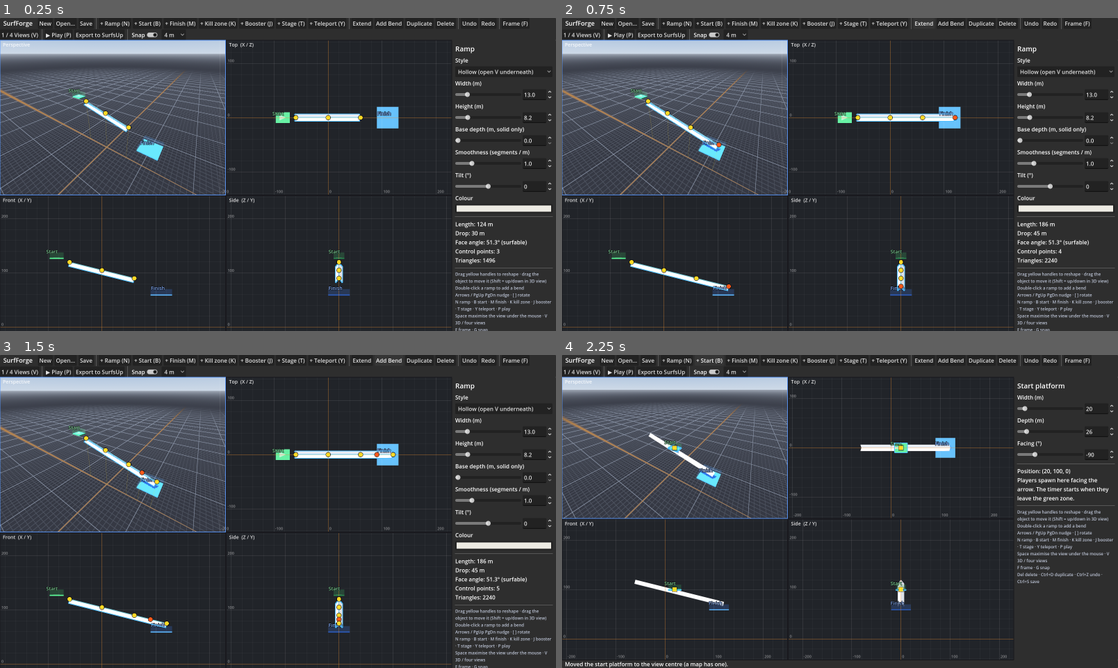
Above: before the commit, frames 1-4 (two rows, left to right).
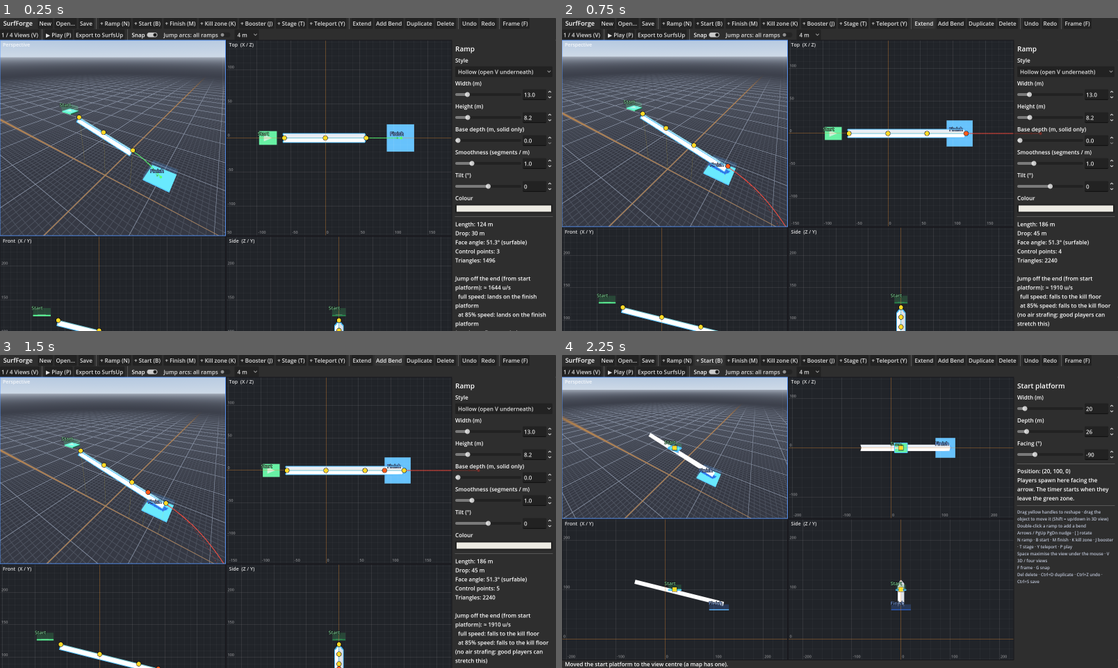
Above: after the commit, the same moments.

Repository: SebzIO/MALLET
Game: Godot game, scene res://editor/main.tscn
Two runs of this game, one before a commit and one after it. Both use one fixed random seed, a clock stepped at 60 frames per second and the inputs below.
Inputs:
- Up to frame 1 (0.25 s): no input
- Up to frame 2 (0.75 s): click "Extend" at 0.5 s
- Up to frame 3 (1.5 s): click "Add Bend" at 1.25 s
- Up to frame 4 (2.25 s): click "+ Start (B)" at 2 s

The runs differ from the first frame. In frame 1, 16% of the frame differs, in the area x 0-100%, y 4-100%; in frame 2, 15%; in frame 3, 15%; in frame 4, less than 0.1%.

Commit message:
Jump checker: arcs off ramp ends coloured by where riders land
- core/jump_check.gd: speed from energy (drop since the start/stage plate, from 400 u/s), ballistic flight with
  gravity 20.32, rays against ramps/platforms and containment tests for kill/teleport/booster volumes
- full-speed arc (solid) and 85% arc (dashed), green = lands somewhere good, red = kill zone / kill floor
- ramp panel shows exit speed and both outcomes; toolbar toggle shows every ramp's jump
- tests/jump_test.gd: prediction landed within 1.0 m of the real SUCC player

Diff:
--- /dev/null
+++ b/core/jump_check.gd
@@ -0,0 +1,71 @@
+class_name JumpCheck
+extends RefCounted
+## Where does a rider go when they leave the end of a ramp?
+## Speed comes from energy: SurfsUp's movement is nearly lossless on ramps (SUCC measured 98-99%), so the speed at
+## a height is sqrt(v0^2 + 2 g (y0 - y)) from the plate the rider started on. The flight is plain ballistics with no
+## air strafing, the honest baseline: good players can stretch and bend a jump beyond it.
+
+const G := 20.32                       ## m/s^2, SurfsUp gravity (800 u/s^2)
+const U := 39.37                       ## SurfsUp units per metre
+const START_SPEED := 400.0 / U         ## the start / stage zone caps speed at 400 u/s
+const RIDER_BELOW_RIDGE := 2.0         ## riders surf a little below the ridge
+const DT := 1.0 / 30.0
+const MAX_TIME := 8.0
+
+
+## Speed (m/s) at height `y` for a rider who left a plate at height `y0` going `v0`.
+static func speed_at(y0: float, v0: float, y: float) -> float:
+	return sqrt(maxf(v0 * v0 + 2.0 * G * (y0 - y), 0.0))
+
+
+## Launch point and unit direction at the end of a sampled ridge.
+static func exit_of(ridge: PackedVector3Array) -> Array:
+	var n := ridge.size()
+	var dir := (ridge[n - 1] - ridge[max(n - 4, 0)]).normalized()
+	return [ridge[n - 1] + Vector3(0, -RIDER_BELOW_RIDGE, 0) + dir * 1.5, dir]
+
+
+## Flies from `from` with velocity `vel`. `volumes` are EntityNodes (kill / teleport / booster boxes) tested by
+## containment; solid things are found with rays on collision layer 1 (ramps and platforms).
+## Returns {points, outcome: "ramp"/"platform"/"teleport"/"booster"/"kill"/"floor"/"air", label, hit_point}.
+static func fly(space: PhysicsDirectSpaceState3D, from: Vector3, vel: Vector3, volumes: Array, kill_y: float,
+		ignore: Array = []) -> Dictionary:
+	var pts := PackedVector3Array([from])
+	var p := from
+	var v := vel
+	var t := 0.0
+	while t < MAX_TIME:
+		var nv := v + Vector3.DOWN * G * DT
+		var np := p + (v + nv) * 0.5 * DT
+		var q := PhysicsRayQueryParameters3D.create(p, np, 1, ignore)
+		var hit := space.intersect_ray(q)
+		if hit:
+			pts.append(hit.position)
+			var c: Object = hit.collider
+			if c.has_meta("ramp"):
+				var surfable: bool = hit.normal.y < 0.7 and hit.normal.y > 0.0
+				return {"points": pts, "outcome": "ramp" if surfable else "floor", "hit_point": hit.position,
+					"label": "lands on a ramp" if surfable else "lands on top of a ramp (flat: they'd stop)", "target": c.get_meta("ramp")}
+			if c.has_meta("entity"):
+				var e = c.get_meta("entity")
+				return {"points": pts, "outcome": "platform", "hit_point": hit.position, "label": "lands on the " + e.label().to_lower(), "target": e}
+			return {"points": pts, "outcome": "floor", "hit_point": hit.position, "label": "hits something", "target": null}
+		for vol in volumes:
+			if vol.contains(np):
+				pts.append(np)
+				match vol.kind:
+					"kill": return {"points": pts, "outcome": "kill", "hit_point": np, "label": "flies into a kill zone", "target": vol}
+					"teleport": return {"points": pts, "outcome": "teleport", "hit_point": np, "label": "reaches the teleport to stage %d" % vol.number, "target": vol}
+					"booster": return {"points": pts, "outcome": "booster", "hit_point": np, "label": "reaches a booster", "target": vol}
+		if np.y < kill_y:
+			pts.append(np)
+			return {"points": pts, "outcome": "air", "hit_point": np, "label": "falls to the kill floor", "target": null}
+		pts.append(np)
+		p = np
+		v = nv
+		t += DT
+	return {"points": pts, "outcome": "air", "hit_point": p, "label": "still falling after 8 s", "target": null}
+
+
+static func good(outcome: String) -> bool:
+	return outcome in ["ramp", "platform", "teleport", "booster"]
--- a/editor/editor.gd
+++ b/editor/editor.gd
@@ -27,6 +27,10 @@
 var panes: Array[ViewPane] = []
 var active_pane: ViewPane
 var quad_view := true
+var show_all_arcs := false
+var _arcs: Array = []                ## [{ramp, speed, ref, runs: [full, sloppy]}] from the jump checker
+var _arcs_timer := 0.0
+const SLOPPY := 0.85                 ## the second arc: a rider who has lost 15% of their speed
 
 var _undo: Array = []
 var _redo: Array = []
@@ -152,6 +156,12 @@
 	snap.toggled.connect(func(on): snap_enabled = on; _set_status("Grid snap %s" % ("on" if on else "off")))
 	bar.add_child(snap)
 	_fields["snap_button"] = snap
+	var arcs := CheckButton.new()
+	arcs.text = "Jump arcs: all ramps"
+	arcs.focus_mode = Control.FOCUS_NONE
+	arcs.tooltip_text = "Off: arcs only for the selected ramp. On: every ramp's jump at once."
+	arcs.toggled.connect(func(on): show_all_arcs = on; _arcs_timer = 0.0)
+	bar.add_child(arcs)
 	var step := OptionButton.new()
 	for s in [1, 2, 4, 8, 16]:
 		step.add_item("%d m" % s, s)
@@ -361,6 +371,10 @@
 		var drop := r.points[0].y - r.points[r.points.size() - 1].y
 		_info.text = ("Length: %.0f m\nDrop: %.0f m\nFace angle: %.1f° (%s)\nControl points: %d\nTriangles: %d"
 			% [r.length, drop, face_angle, surfable, r.points.size(), r.triangle_count])
+		for a in _arcs:
+			if a["ramp"] == r:
+				_info.text += ("\n\nJump off the end (from %s): ≈ %d u/s\n  full speed: %s\n  at %d%% speed: %s\n(no air strafing: good players can stretch this)"
+					% [a["ref"], roundi(a["speed"] * JumpCheck.U), a["runs"][0]["label"], roundi(SLOPPY * 100), a["runs"][1]["label"]])
 	else:
 		var e := selected as EntityNode
 		var about := {
@@ -541,6 +555,7 @@
 func draw_pane_overlay(pane: ViewPane, ov: Control) -> void:
 	if play.active:
 		return
+	_draw_arcs(pane, ov)
 	var cam := pane.camera
 	var font := ov.get_theme_default_font()
 	for e in entities_root.get_children():       # name tags: Start, Finish, Stage 2, -> Stage 3 ...
@@ -590,6 +605,77 @@
 			var s := cam.unproject_position(e.global_position)
 			ov.draw_rect(Rect2(s - Vector2(6, 6), Vector2(12, 12)), Color(1, 0.85, 0.15), true)
 			ov.draw_rect(Rect2(s - Vector2(7, 7), Vector2(14, 14)), Color(0, 0, 0, 0.7), false, 1.5)
+
+
+func _process(delta: float) -> void:
+	_arcs_timer -= delta
+	if _arcs_timer <= 0.0 and not play.active:
+		_arcs_timer = 0.2
+		_update_arcs()
+
+
+## Where the speed for a ramp comes from: the start or stage plate the rider most likely set off from - the
+## nearest plate that is above this ramp's start. Returns [height, speed m/s, name].
+func _speed_reference(r: RampNode) -> Array:
+	var best: Array = []
+	var best_cost := INF
+	for e in entities_root.get_children():
+		if not e.kind in ["start", "stage"]:
+			continue
+		var above: float = e.position.y - r.points[0].y
+		if above < -2.0:
+			continue
+		var cost: float = above + Vector2(e.position.x - r.points[0].x, e.position.z - r.points[0].z).length() * 0.25
+		if cost < best_cost:
+			best_cost = cost
+			best = [e.position.y, JumpCheck.START_SPEED, e.label().to_lower()]
+	if best.is_empty():
+		best = [r.points[0].y, JumpCheck.START_SPEED, "the ramp's own start"]
+	return best
+
+
+func _update_arcs() -> void:
+	_arcs.clear()
+	var targets: Array = ramps_root.get_children() if show_all_arcs else ([selected] if selected is RampNode else [])
+	if targets.is_empty():
+		return
+	var space := get_world_3d().direct_space_state
+	var volumes := entities_root.get_children().filter(func(x): return x.is_volume())
+	var kill_y := SurfsUpExporter.kill_floor_y(_map_dict())
+	for r in targets:
+		if r.ridge.size() < 2:
+			continue
+		var ref := _speed_reference(r)
+		var ex := JumpCheck.exit_of(r.ridge)
+		var speed := JumpCheck.speed_at(ref[0], ref[1], ex[0].y)
+		var runs := []
+		for f in [1.0, SLOPPY]:
+			runs.append(JumpCheck.fly(space, ex[0], ex[1] * speed * f, volumes, kill_y, [r._body.get_rid()]))
+		_arcs.append({"ramp": r, "speed": speed, "ref": ref[2], "runs": runs})
+	if selected is RampNode:
+		_refresh_info()
+
+
+func _draw_arcs(pane: ViewPane, ov: Control) -> void:
+	var cam := pane.camera
+	for a in _arcs:
+		for k in a["runs"].size():
+			var run: Dictionary = a["runs"][k]
+			var ok := JumpCheck.good(run["outcome"])
+			var col := Color(0.35, 1.0, 0.45) if ok else Color(1.0, 0.3, 0.25)
+			if k == 1:
+				col = col.darkened(0.25)
+				col.a = 0.75
+			var pts: PackedVector3Array = run["points"]
+			for i in range(1, pts.size()):
+				if cam.is_position_behind(pts[i]) or cam.is_position_behind(pts[i - 1]):
+					continue
+				if k == 1 and i % 2 == 0:
+					continue                                 # the sloppy arc is dashed
+				ov.draw_line(cam.unproject_position(pts[i - 1]), cam.unproject_position(pts[i]), col, 2.0 if k == 0 else 1.5)
+			var end: Vector3 = run["hit_point"]
+			if not cam.is_position_behind(end):
+				ov.draw_circle(cam.unproject_position(end), 4.0 if k == 0 else 3.0, col)
 
 
 # ================================================================================================= view input
--- a/editor/ramp_node.gd
+++ b/editor/ramp_node.gd
@@ -24,6 +24,7 @@
 var triangle_count := 0
 var outline: Array[PackedVector3Array] = []   ## edge polylines for the selection outline
 var length := 0.0
+var ridge := PackedVector3Array()          ## the sampled ridge line (for the jump checker)
 
 
 func _ready() -> void:
@@ -39,7 +40,7 @@
 
 func rebuild() -> void:
 	var spacing: float = 1.0 / max(detail, 0.05)
-	var ridge := RampShape.sample_path(points, spacing)
+	ridge = RampShape.sample_path(points, spacing)
 	var mesh := RampShape.build_mesh(ridge, width, height, roll, solid, base_depth)
 	_mesh_instance.mesh = mesh
 	_shape.shape = mesh.create_trimesh_shape() if mesh.get_surface_count() > 0 else null
--- /dev/null
+++ b/tests/jump_test.gd
@@ -0,0 +1,74 @@
+extends SceneTree
+## Jump checker: arcs on the starter map, a too-far finish (red), and the prediction vs the real SUCC player.
+## Run: godot --path D:/SurfForge --resolution 1600x900 -s res://tests/jump_test.gd -- <out_dir>
+
+var ed
+var out := ""
+
+
+func _init() -> void:
+	call_deferred("_run")
+
+
+func shot(name: String) -> void:
+	for i in 4:
+		await process_frame
+	root.get_viewport().get_texture().get_image().save_png(out + "/" + name + ".png")
+
+
+func report(tag: String) -> void:
+	ed._update_arcs()
+	for a in ed._arcs:
+		print("%s: exit %d u/s from %s | full: %s @ %s | 85%%: %s" % [tag, roundi(a["speed"] * JumpCheck.U), a["ref"],
+			a["runs"][0]["label"], a["runs"][0]["hit_point"].snapped(Vector3.ONE * 0.1), a["runs"][1]["label"]])
+
+
+func _run() -> void:
+	out = OS.get_cmdline_user_args()[0]
+	ed = load("res://editor/main.tscn").instantiate()
+	root.add_child(ed)
+	for i in 3: await physics_frame
+	var r: RampNode = ed.ramps_root.get_child(0)
+	ed._select(r)
+	report("starter map")
+	ed._frame_clicked()
+	await shot("j01_good_jump")
+
+	# move the finish far away: the jump should turn red
+	var fin: EntityNode = ed._find_entity("finish")
+	fin.position = Vector3(260, 40, 0)
+	for i in 2: await physics_frame
+	report("finish moved to x=260")
+	ed._select(null)
+	ed._frame_clicked()
+	ed._select(r)
+	await shot("j02_too_far")
+	fin.position = Vector3(110, 60, 0)
+	for i in 2: await physics_frame
+
+	# prediction vs the real controller: launch SUCC from the same point at the same speed, no input
+	ed._update_arcs()
+	var a: Dictionary = ed._arcs[0]
+	var predicted: Vector3 = a["runs"][0]["hit_point"]
+	var ex := JumpCheck.exit_of(r.ridge)
+	ed._play_clicked()
+	await physics_frame
+	var p: SUCC = ed.play.player
+	p.command = SUCCInput.new()
+	p.command.yaw = atan2(-ex[1].x, -ex[1].z)
+	p.teleport(Transform3D(Basis(), Vector3(0, 300, 0)))       # leave the start zone first (its 400 u/s cap)
+	for i in 5: await physics_frame
+	p.teleport(Transform3D(Basis(), ex[0] - Vector3(0, 0.9, 0)))
+	p.velocity = ex[1] * a["speed"]
+	var landed := Vector3.ZERO
+	for i in 60 * 6:
+		await physics_frame
+		if i > 3 and (p.is_on_floor() or p.get_slide_collision_count() > 0):
+			landed = p.global_position
+			break
+	print("prediction vs SUCC: predicted landing %s, SUCC landed %s, horizontal gap %.1f m"
+		% [predicted.snapped(Vector3.ONE * 0.1), landed.snapped(Vector3.ONE * 0.1), Vector2(predicted.x - landed.x, predicted.z - landed.z).length()])
+	ed.play.stop()
+	ed.show_all_arcs = true
+	report("all ramps")
+	quit()
Not shown, added: core/jump_check.gd.uid
Not shown, added: tests/jump_test.gd.uid
